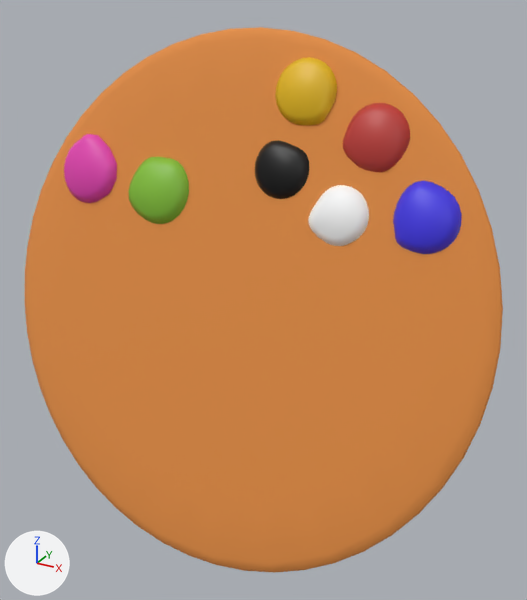
The FBX model Assets/Models/paintPallet.fbx: old version first, new version second.
Before and after are seen from a camera (50 mm lens) standing at (0.8, -7.85, -0.87) and looking at (-2.31, -2.21, -3.69). Every picture has the same lights, and +X, +Y and +Z are marked at lower left. Where no turn or scale is listed for an object, it has been applied to the vertices.
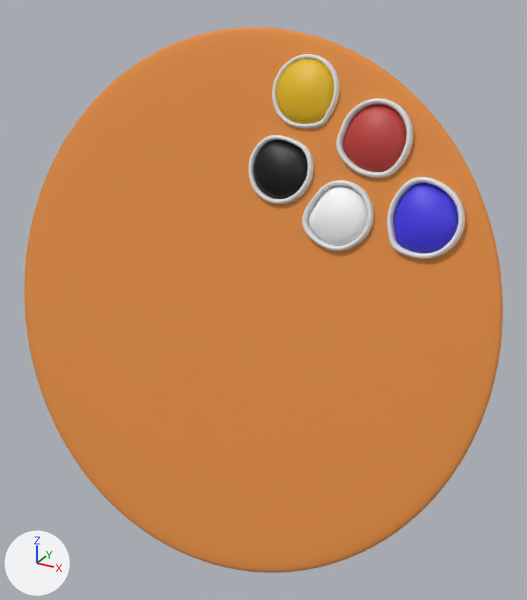
The change in detail:
Material 'Material.022' (mat_material_022) is new.
Its base color is (0.8, 0.8, 0.8) (white #e7e7e7).
me_circle_027 is used by ob_circle_030; location (-2.64, -2.18, -2.52).
me_circle_027 had 100 vertices, 77 faces and spanned x -1.22..-0.5, y -0.159..0.154, z -0.57..0.05.
me_circle_027 no longer uses material mat_material_007 (green #85c239).
me_circle_027 now has 1352 vertices, 1248 faces and spans x 0.249..0.886, y 0.185..0.454, z 0.428..1.047.
me_circle_027 part 4: 1352 vertices added at x 0.249..0.886, y 0.185..0.454, z 0.428..1.047.
me_circle_027 part 5: 100 vertices removed from x -1.22..-0.5, y -0.159..0.154, z -0.57..0.05.
me_circle_027 part 6: the surface is now shaded flat.
me_circle_027 now uses material mat_material_022 (white #e7e7e7).
me_circle_042 is used by ob_circle_034; location (-2.64, -2.18, -2.52).
me_circle_042 had 106 vertices, 86 faces and spanned x -2.096..-1.392, y -0.131..0.203, z -0.491..0.182.
me_circle_042 no longer uses material mat_material_010 (pink #e743b4).
me_circle_042 now has 2900 vertices, 2800 faces and spans x 0.945..1.601, y 0.072..0.344, z 0.099..0.736.
me_circle_042 part 1: 2900 vertices added at x 0.945..1.601, y 0.072..0.344, z 0.099..0.736.
me_circle_042 part 2: 106 vertices removed from x -2.096..-1.392, y -0.131..0.203, z -0.491..0.182.
me_circle_042 part 3: the surface is now shaded flat.
me_circle_042 now uses material mat_material_022 (white #e7e7e7).
me_circle_018 is used by ob_circle_003; location (-2.64, -2.18, -2.52).
me_circle_018 had 352 vertices, 350 faces and spanned x -2.58..2.59, y -1.01..0.55, z -3.7..1.24.
me_circle_018 now has 5602 vertices, 5600 faces and spans x -2.58..2.59, y -1.01..0.56, z -3.7..1.24.
me_circle_018 part 7: 5 vertices moved within x -2.45..2.46, y -0.47..0.53, z -1.99..1.22; 5250 vertices added at x -2.58..2.59, y -1.01..0.56, z -3.7..1.24.
Mesh me_circle_063 is new.
It has 2900 vertices, 2800 faces and spans x 0.128..0.765, y -0.037..0.236, z -0.224..0.368.
It uses material mat_material_022 (white #e7e7e7).
Mesh me_circle_061 is new.
It has 2900 vertices, 2800 faces and spans x 1.504..2.141, y -0.11..0.162, z -0.48..0.172.
It uses material mat_material_022 (white #e7e7e7).
Mesh me_circle_062 is new.
It has 2900 vertices, 2800 faces and spans x 0.737..1.382, y -0.137..0.132, z -0.531..0.063.
It uses material mat_material_022 (white #e7e7e7).
Object 'Circle.053' (ob_circle_053) is new; it shows me_circle_063.
Its location is (-2.64, -2.18, -2.52).
Object 'Circle.051' (ob_circle_051) is new; it shows me_circle_061.
Its location is (-2.64, -2.18, -2.52).
Object 'Circle.052' (ob_circle_052) is new; it shows me_circle_062.
Its location is (-2.64, -2.18, -2.52).

Where the change shows, as pixel boxes [x1, y1, x2, y2] in the pictures (527 x 600 px):
'Circle.003', reshaped
    before: [25, 27, 503, 573]
    after: [24, 27, 503, 573]
'Circle.034', reshaped (46% wider, 16% taller)
    before: [64, 134, 117, 203]
    after: [336, 98, 414, 178]
'Circle.030', reshaped (11% wider, 12% taller)
    before: [128, 157, 189, 224]
    after: [272, 54, 340, 129]
'Circle.051', added
    after: [387, 177, 465, 259]
'Circle.052', added
    after: [302, 180, 374, 251]
'Circle.053', added
    after: [248, 135, 314, 204]
part 1 of me_circle_042, added
    after: [336, 98, 414, 178]
part 2 of me_circle_042, deleted (pink)
    before: [64, 134, 117, 203]
part 4 of me_circle_027, added
    after: [272, 54, 340, 129]
part 5 of me_circle_027, deleted (green)
    before: [128, 157, 189, 224]
part 7 of me_circle_018, built on
    before: [106, 27, 479, 488]
    after: [24, 27, 503, 573]
